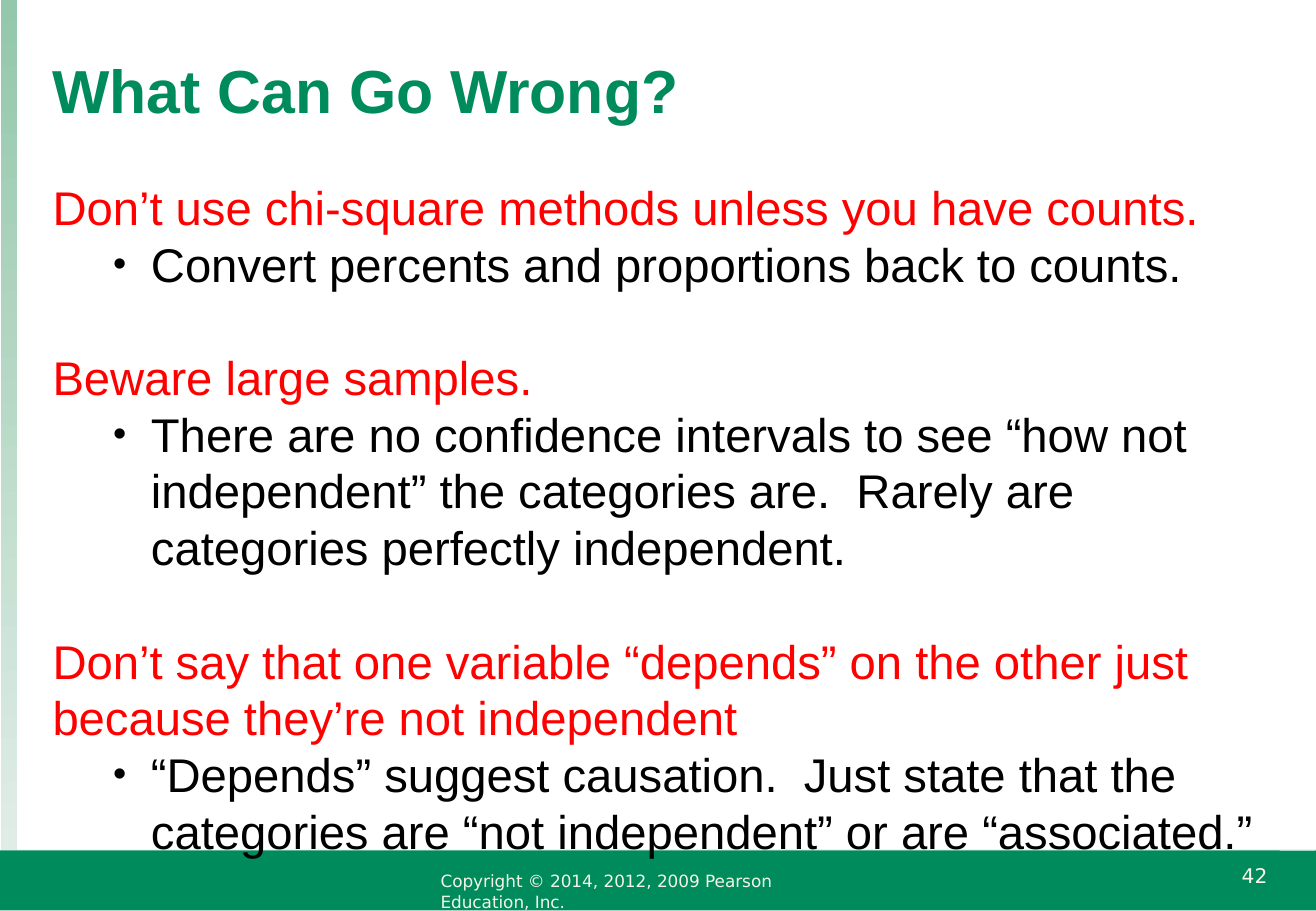
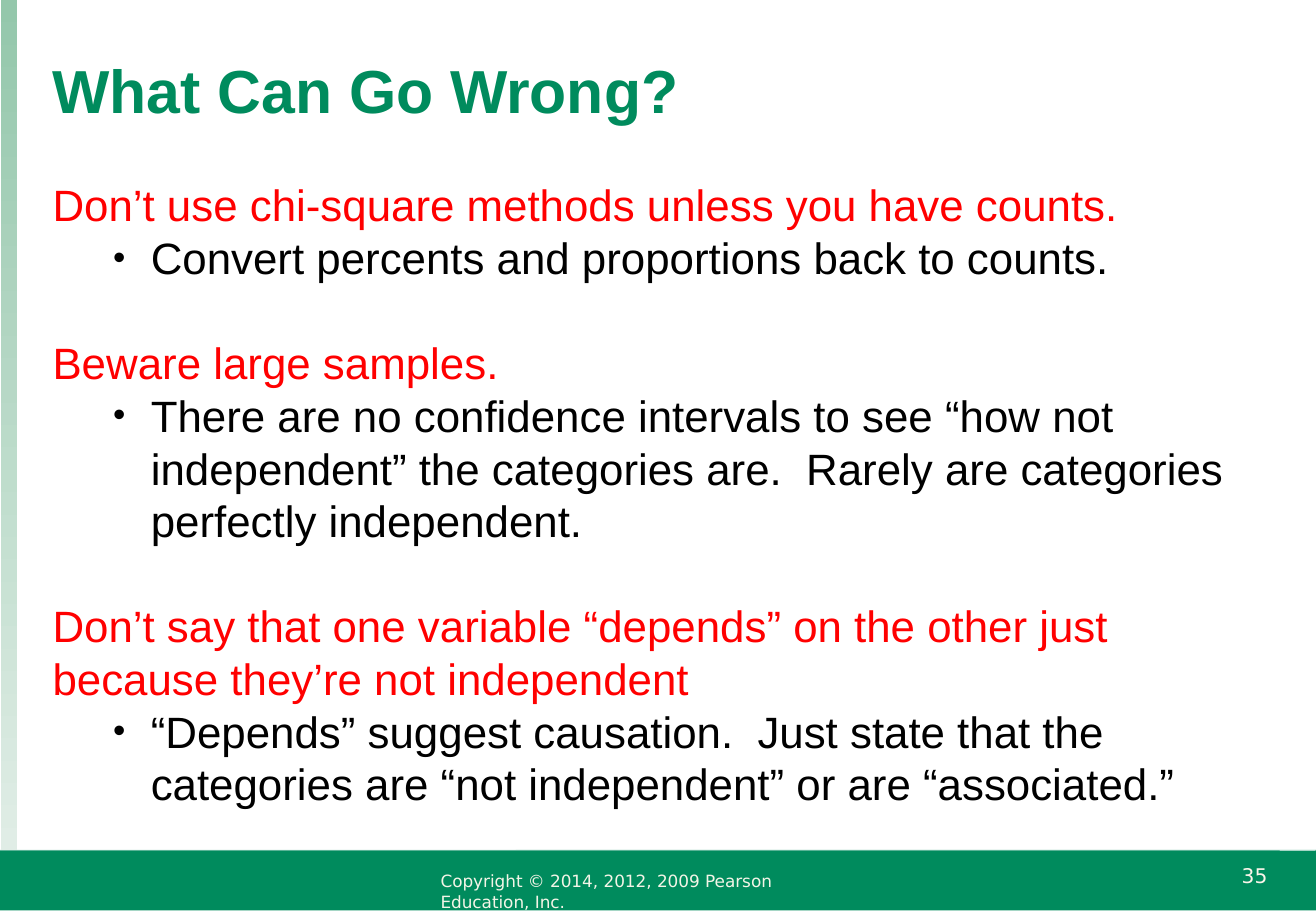
Before and after one commit to raffled/STAT111, a slide deck: slide 35 of week6/IS4_ppt_chapter22.ppt (slide 42 before the commit). Drawn at 1316x911 pixels with LibreOffice and Linux fonts; fonts in the diff are those of the drawing; background and template pictures are left out. Boxes give left, top, right and bottom in pixels: in the first picture for what was removed or moved away, otherwise in the second. Text is boxed around its words. In the diff, an @@ line names an element or a change of style, - is before the commit and + after.

```diff
--- a/week6/IS4_ppt_chapter22.ppt
+++ b/week6/IS4_ppt_chapter22.ppt
@@ text "Don’t use chi-square methods unless ..." at [53,189,1223,801]: size 28 to 26 pt @@
@@ page number at [1242,868,1268,884]: text changed @@
-42
+35
```
Also in this commit, not shown: 9 other slides changed, 7 slides removed, 6 other files.
